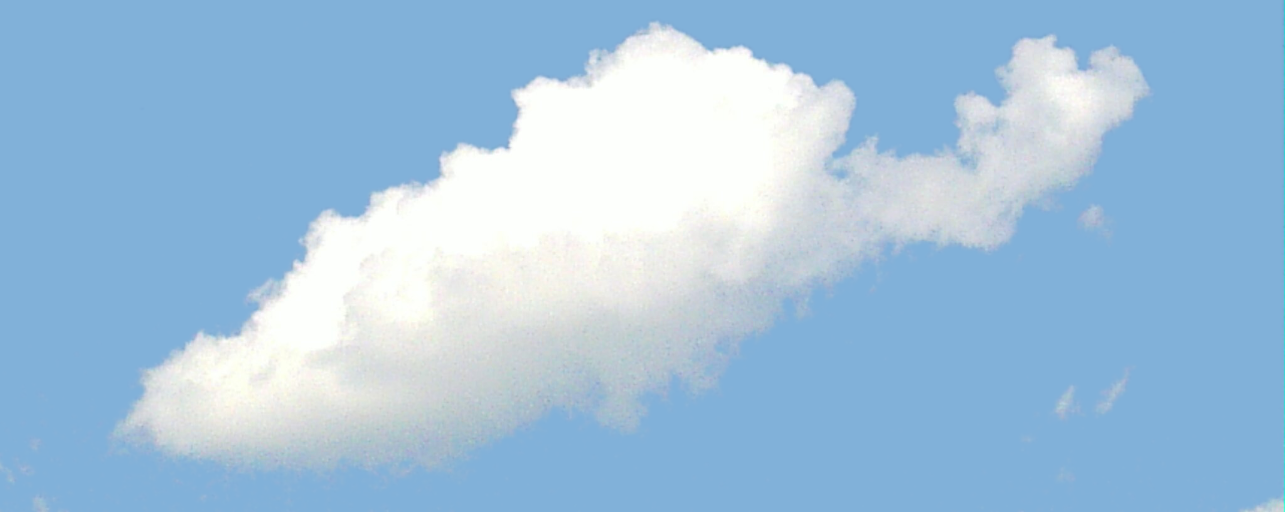
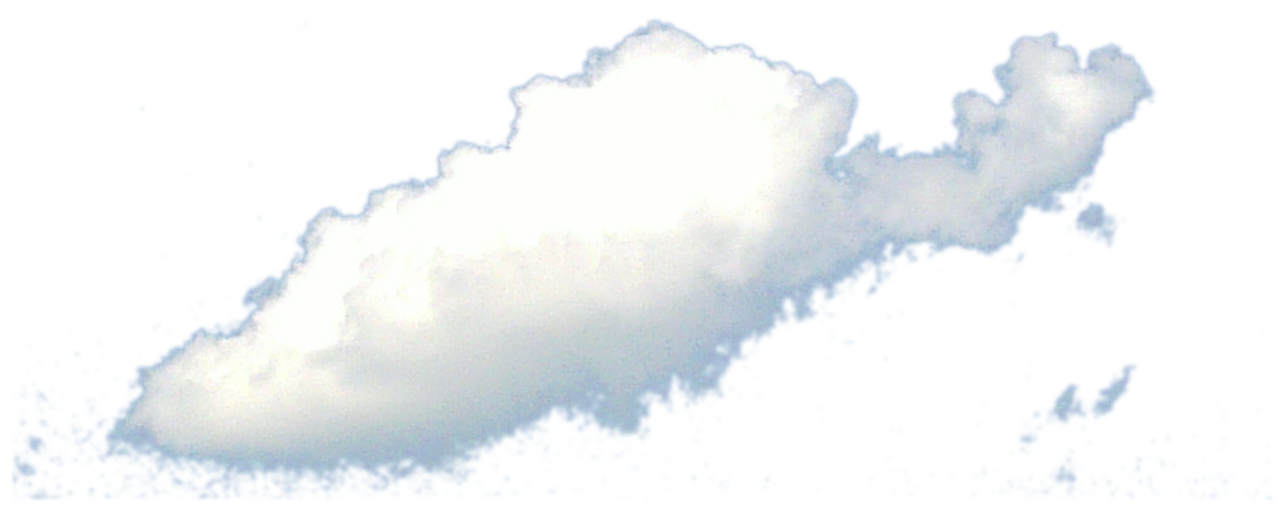
Revision of a layered 1285x512 image; what changed, layer by layer:
painted on "Cloud" over (0, 0, 1285, 512)
hid "Background" over (0, 0, 1285, 512)